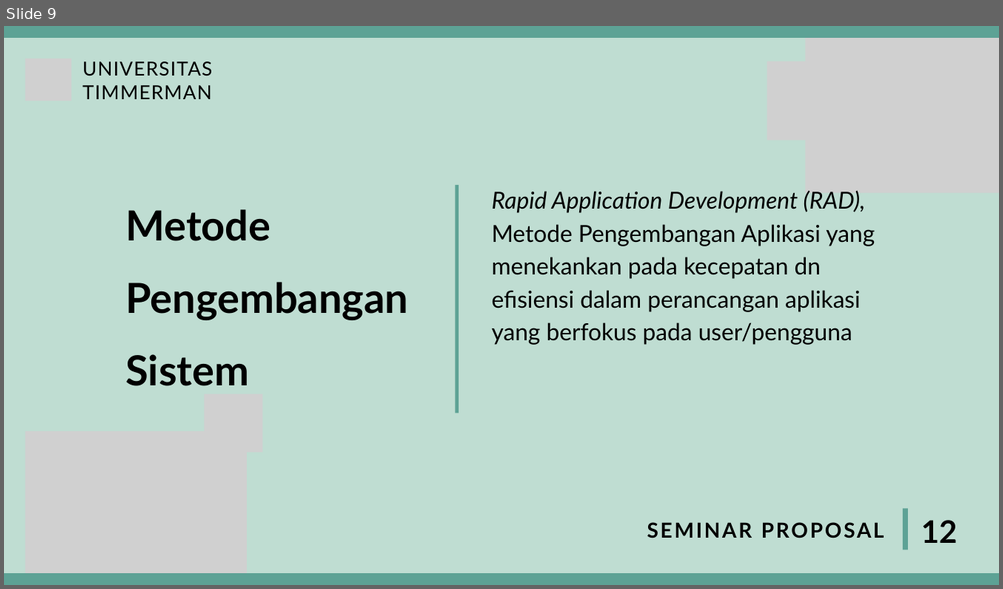
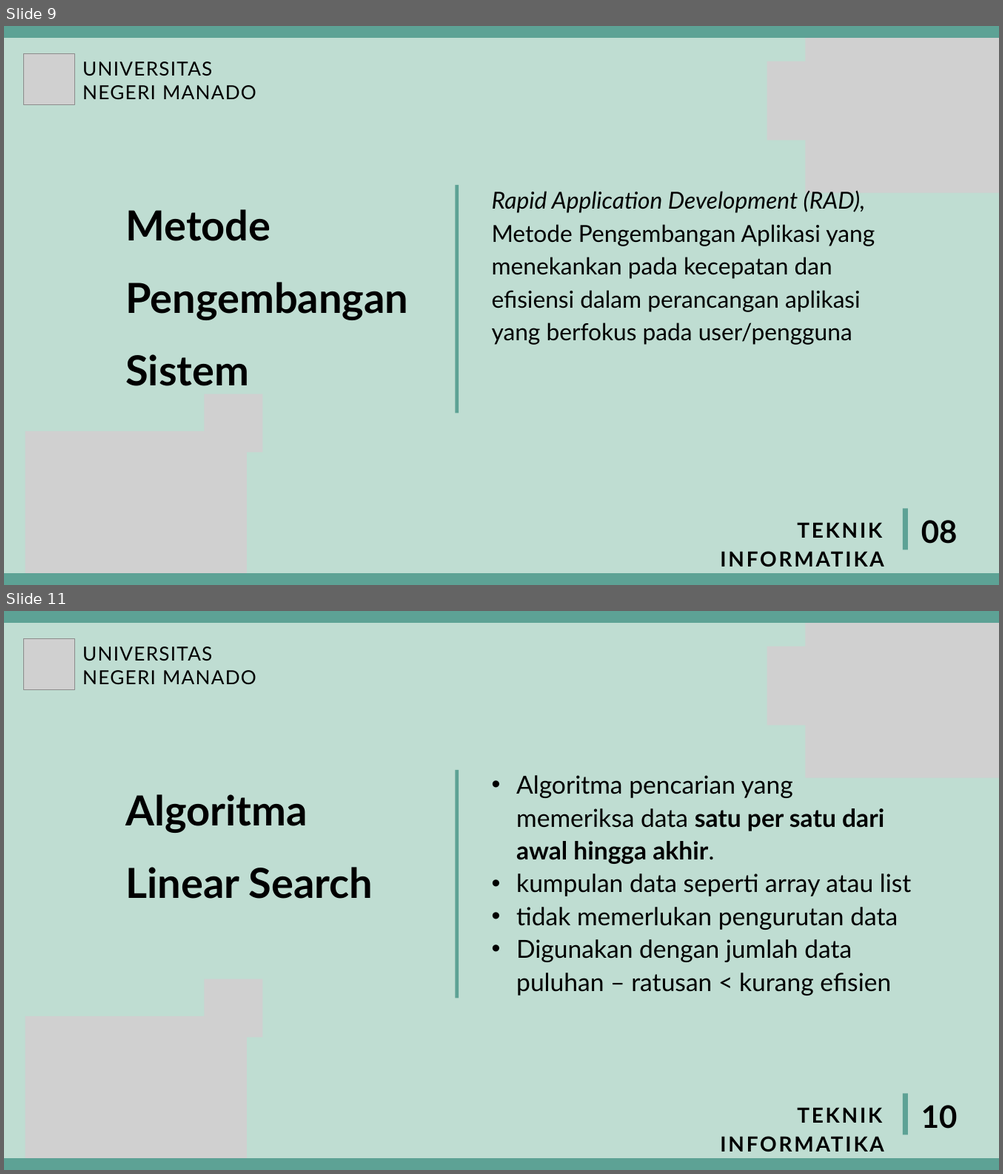
Before and after one commit to paulwenny/MyProposalSkripsi2020, a slide deck: PPT Ujian Proposal - Skripsi/PPT SEMPRO PAULINUS WENEHENUBUN 20210090.pptx. Shown one above the other, each under a label of ours: slide 9 before the commit, slides 9 and 11 after it; the slides between them are not shown. The pictures are 1003x589 and 1003x1174 pixels, drawn with LibreOffice and Linux fonts; fonts in the diff are those of the drawing; grey boxes stand for pictures. Boxes give left, top, right and bottom in pixels: in the first picture for what was removed or moved away, otherwise in the second. Text is boxed around its words. In the diff, an @@ line names an element or a change of style, - is before the commit and + after.

Commit message:
EDIT : PPT SEMPRO PAULINUS WENEHENUBUN 20210090.pptx << BAB II Tinggal Alur Algoritma yang belum di buat

```diff
--- a/PPT Ujian Proposal - Skripsi/PPT SEMPRO PAULINUS WENEHENUBUN 20210090.pptx
+++ b/PPT Ujian Proposal - Skripsi/PPT SEMPRO PAULINUS WENEHENUBUN 20210090.pptx
@@ slide 11 added at bbox=[4, 611, 999, 1170], background #BFDDD2 @@
@@ freeform shape added at bbox=[4, 611, 999, 622], fill #5DA295 @@
@@ picture added at bbox=[805, 611, 999, 777] @@
@@ picture added at bbox=[23, 638, 74, 689] @@
@@ text added at bbox=[82, 647, 256, 685], 28 pt, text #000000 @@
+UNIVERSITAS
+NEGERI MANADO
@@ picture added at bbox=[767, 647, 865, 726] @@
@@ line added from (457, 998) to (457, 770), #5DA295 5.25 pt @@
@@ text added at bbox=[516, 775, 911, 996], 36 pt, text #000000 @@
+• Algoritma pencarian yang memeriksa data satu per satu dari awal hingga akhir.
+• kumpulan data seperti array atau list
+• tidak memerlukan pengurutan data
+• Digunakan dengan jumlah data puluhan – ratusan < kurang efisien
@@ text added at bbox=[125, 795, 373, 899], 60 pt, text #000000, bold @@
+Algoritma
+Linear Search
@@ picture added at bbox=[204, 979, 262, 1037] @@
@@ picture added at bbox=[25, 1017, 247, 1170] @@
@@ line added from (905, 1094) to (905, 1135), #5DA295 7.5 pt @@
@@ text added at bbox=[720, 1108, 884, 1153], 30 pt, text #000000, bold @@
+TEKNIK INFORMATIKA
@@ text added at bbox=[921, 1105, 957, 1129], 45 pt, text #000000, bold @@
+10
@@ freeform shape added at bbox=[4, 1159, 999, 1170], fill #5DA295 @@
@@ slide 9 changed as well @@
@@ picture: place and size @@
-picture at bbox=[25, 59, 71, 101]
+picture at bbox=[23, 53, 74, 104]
@@ text at bbox=[82, 85, 256, 100]: text changed @@
-TIMMERMAN
+NEGERI MANADO
@@ text at bbox=[492, 224, 874, 345]: text changed @@
-Metode Pengembangan Aplikasi yang menekankan pada kecepatan dn efisiensi dalam perancangan aplikasi yang berfokus pada user/pengguna
+Metode Pengembangan Aplikasi yang menekankan pada kecepatan dan efisiensi dalam perancangan aplikasi yang berfokus pada user/pengguna
@@ text at bbox=[720, 523, 884, 568]: text changed @@
-SEMINAR PROPOSAL
+TEKNIK INFORMATIKA
@@ text at bbox=[921, 520, 957, 544]: text changed @@
-12
+08
```
Also in this commit, not shown: 1 other slide changed, 2 other slides added, 2 slides removed.
